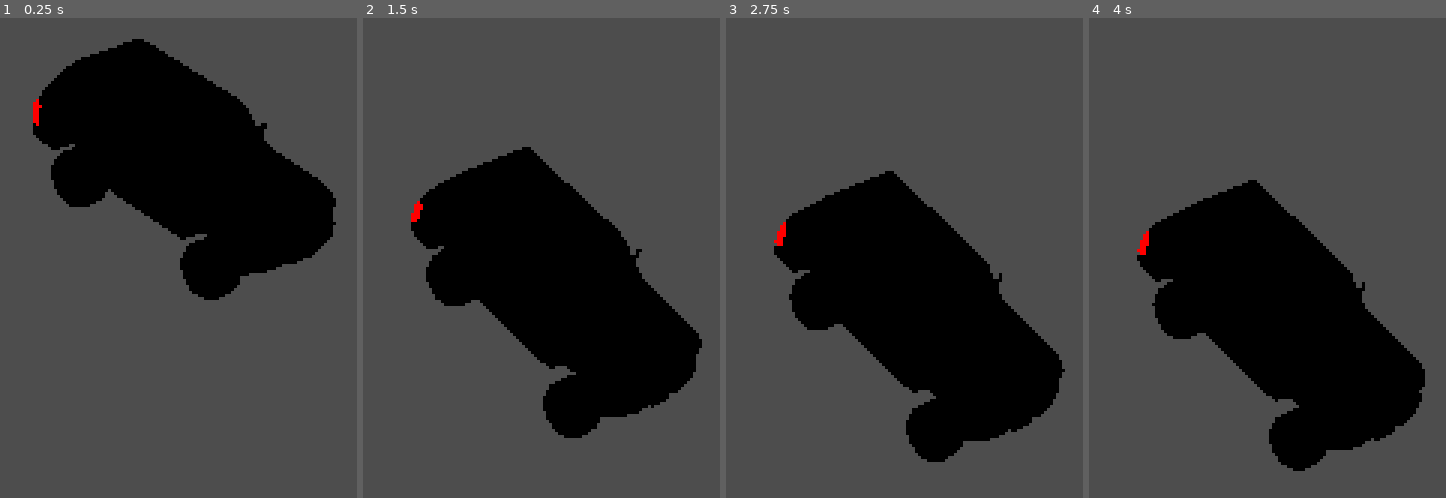
Above: before the commit, frames 1-4 (left to right).
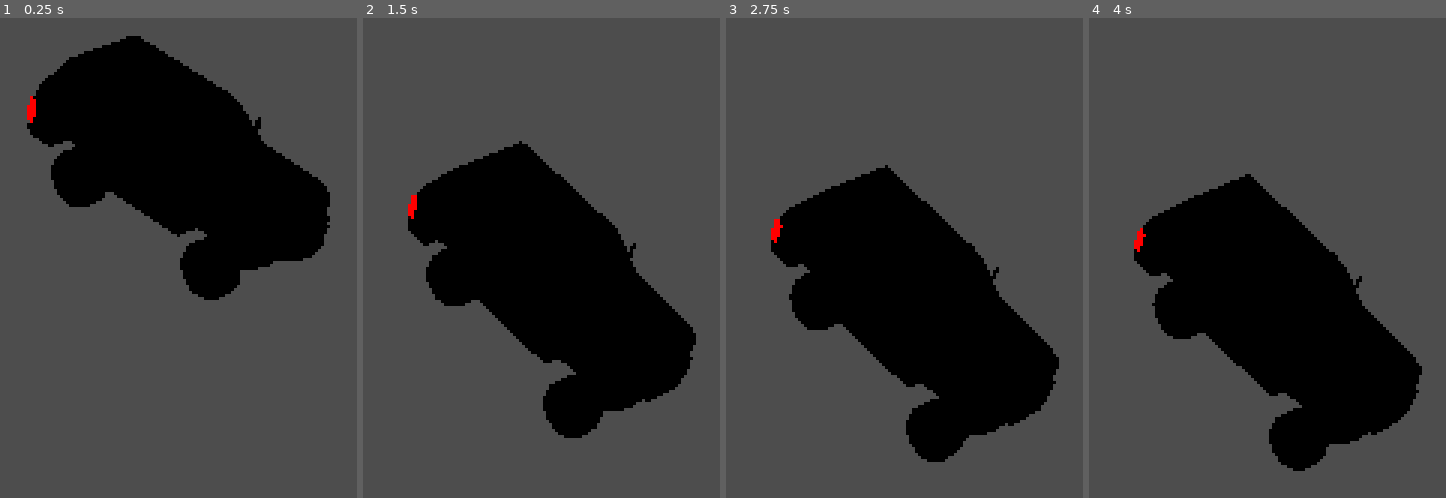
Above: after the commit, the same moments.

Repository: kaileh57/arcademultiracing
Game: Godot game, scene res://Scenes/Car/bronco.tscn
Same seed, same stepped clock (60 frames per second), same inputs: the game is played once before the commit and once after it.
Inputs:
- Up to frame 1 (0.25 s): no input
- Up to frame 2 (1.5 s): hold D (right) 0.53-1.28 s; tap Q (lights) at 0.6, 1.35 s; hold S (back) from 1.28 s (still down)
- Up to frame 3 (2.75 s): release S (back) at 2.03 s; hold D (right) from 2.03 s (still down); tap Q (lights) at 2.1 s
- Up to frame 4 (4 s): release D (right) at 2.78 s; hold W (forward) 2.78-3.53 s; tap Q (lights) at 2.85, 3.6 s; hold A (left) from 3.53 s (still down)

The runs differ from the first frame. In frame 1, 1.1% of the frame differs, in the area x 7-95%, y 3-54%; in frame 2, 1.4%; in frame 3, 1.4%; in frame 4, 1.4%, in the area x 12-95%, y 32-90%.
Error in both runs: Invalid access of index '0' on a base object of type: 'Array[Node]'. (res://Scenes/Car/car_controller.gd:120)

Commit message:
controls better now

Diff:
--- a/Scenes/Car/car_controller.gd
+++ b/Scenes/Car/car_controller.gd
@@ -27,18 +27,18 @@
 @export var is_AI = false
 
 # car settings
-@export var max_speed = 100
-@export var brake_force = 0.05 # value between 0 - 1
-@export var turn_strength = 30
-@export var acceleration = 1 # value between 0 - 1
-@export var body_height = 0.8
-@export var body_pos = 0
+@export var max_speed = 200
+@export var brake_force = 0.15 # value between 0 - 1
+@export var turn_strength = 120
+@export var acceleration = 0.7 # value between 0 - 1
+@export var body_height = 0.67
+@export var body_pos = -0.074
 @export var is_lights_on = true
 @export var car_name = "car"
 var speed_target : float = 0.0
 var speed : float = 0.0
 var torque_velocity : float = 0.0
-var skid_threshold = 0.01
+var skid_threshold = 0.028
 var was_accelerating = false
 
 var normal = Vector3(0, 1, 0)
